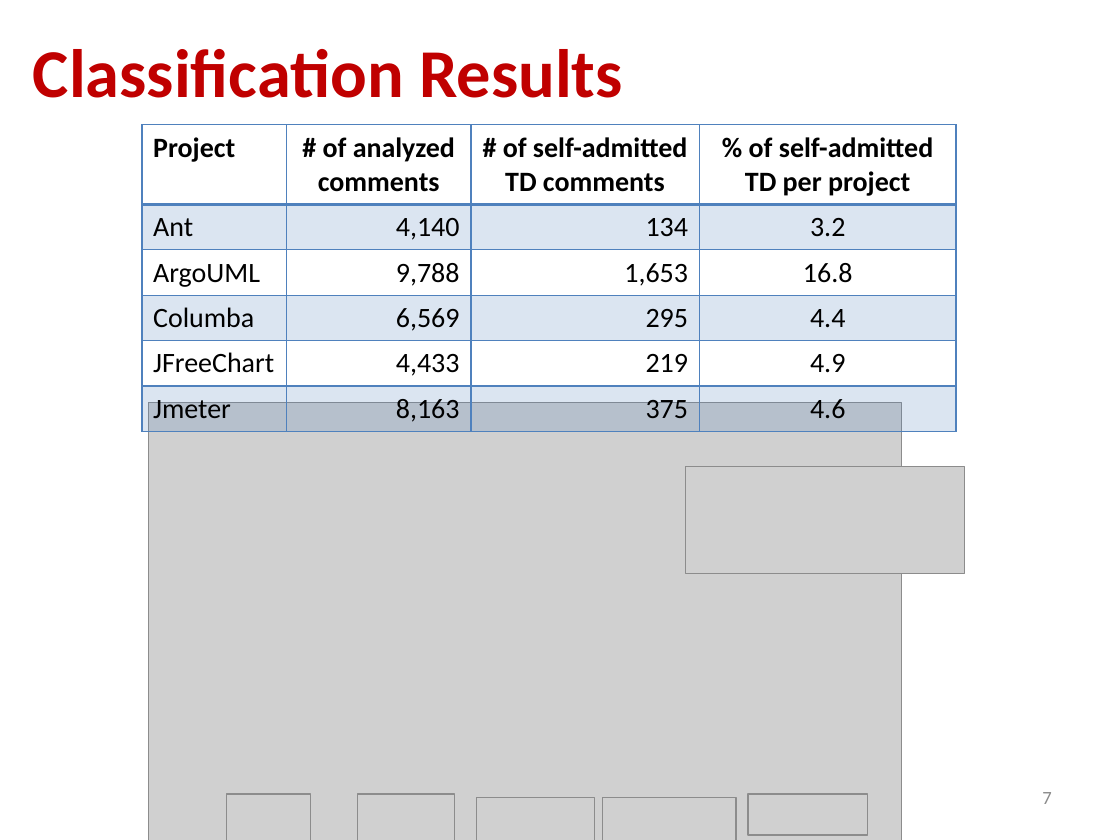
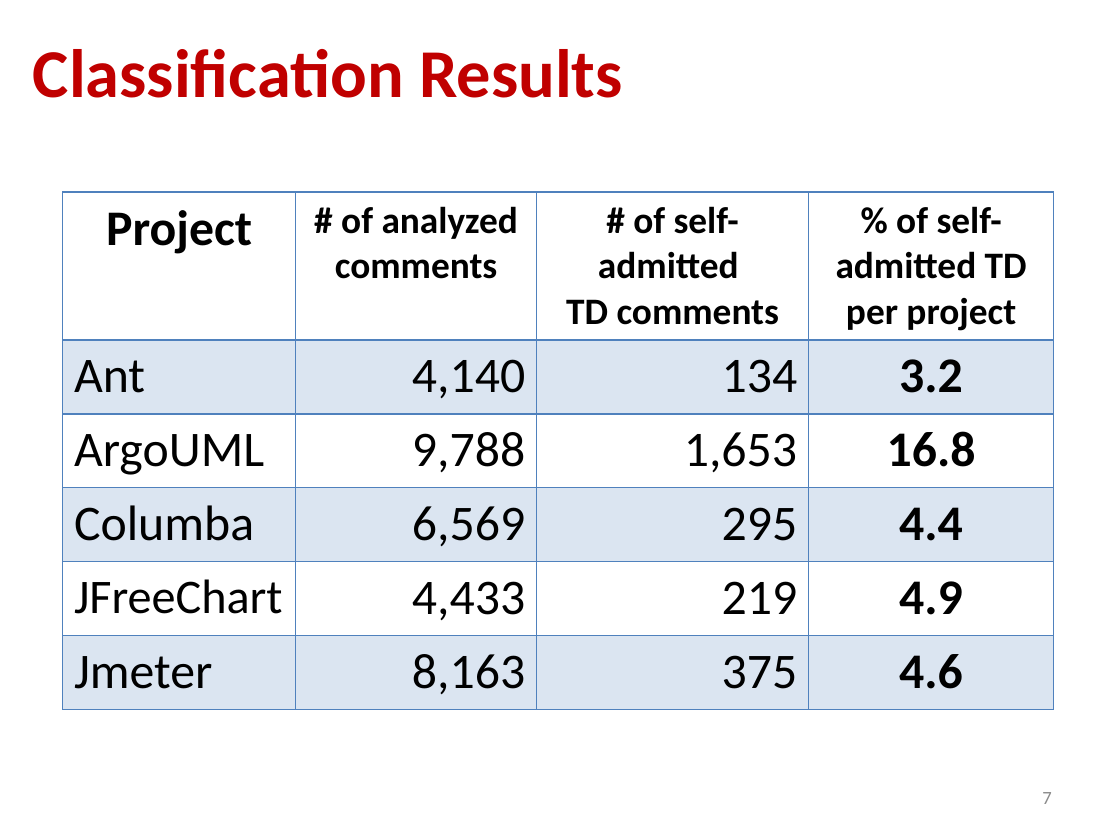
Before and after one commit to maldonado/mtd_paper, a slide deck: slide 7 of evermal_MTD2015_2.pptx. Drawn at 1120x840 pixels with LibreOffice and Linux fonts; fonts in the diff are those of the drawing; grey boxes stand for pictures. Boxes give left, top, right and bottom in pixels: in the first picture for what was removed or moved away, otherwise in the second. Text is boxed around its words. In the diff, an @@ line names an element or a change of style, - is before the commit and + after.

```diff
--- a/evermal_MTD2015_2.pptx
+++ b/evermal_MTD2015_2.pptx
@@ table at (x1=63, y1=192, x2=1054, y2=707) @@
@@ size 18 to 32 pt in "Project", "Ant", "4,140", "134" and 16 more places @@
@@ size 18 to 24 pt in "# of analyzed comments", "# of self-admitted", "TD comments", "% of self-admitted TD per project" @@
@@ bold on in "3.2", "16.8", "4.4", "4.9" and 1 more places @@
@@ size 18 to 31 pt in "JFreeChart" @@
@@ alignment left to centre @@
@@ table resized from (x1=142, y1=124, x2=955, y2=430) to (x1=63, y1=192, x2=1054, y2=707) @@
@@ group removed at (x1=148, y1=403, x2=964, y2=840): 7 pictures @@
```
Also in this commit, not shown: 7 other slides changed, 1 slide added.
